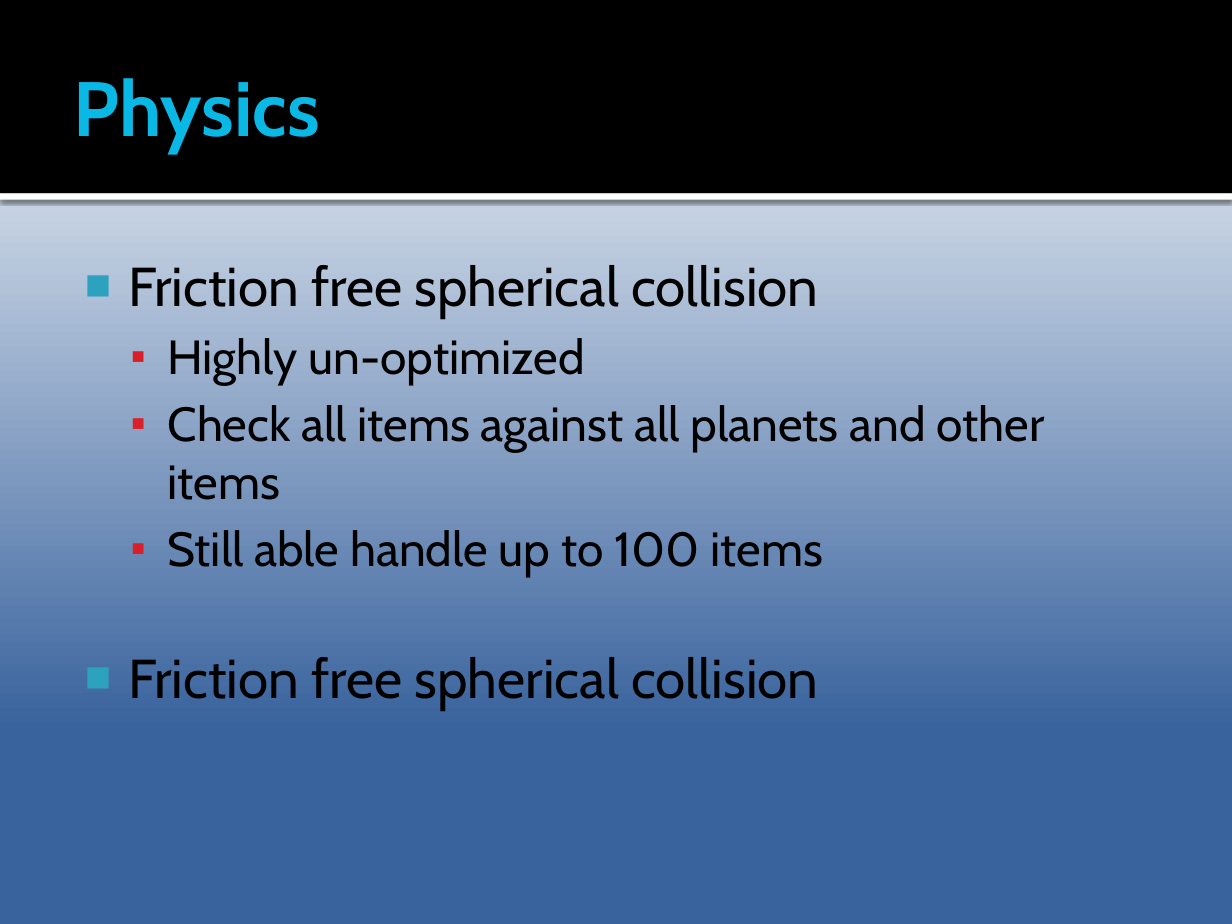
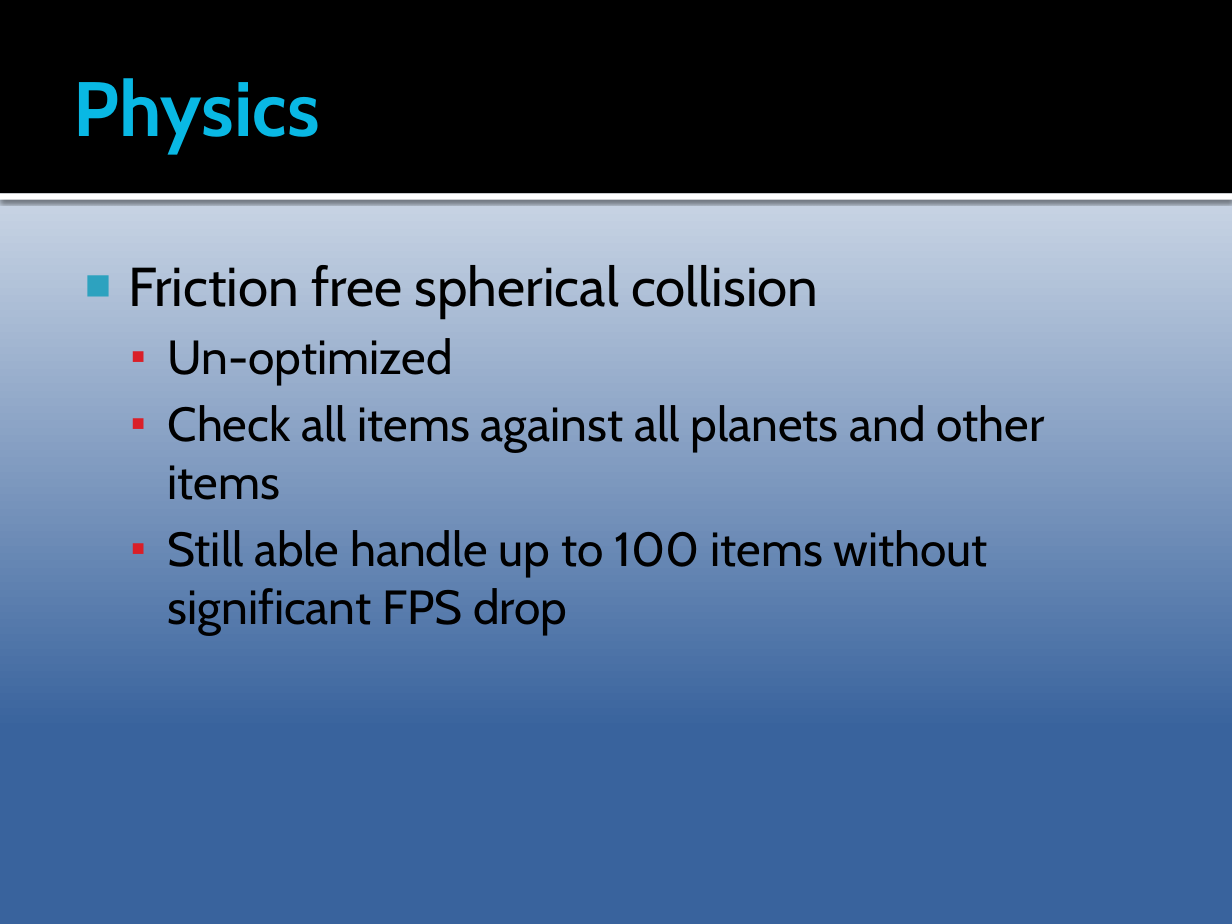
Before and after one commit to AlexanderSjoholm/CMS, a slide deck: slide 6 of Documentation/Presentation TSBK07 CMS.pptx. Drawn at 1232x924 pixels with LibreOffice and Linux fonts; fonts in the diff are those of the drawing. Boxes give left, top, right and bottom in pixels: in the first picture for what was removed or moved away, otherwise in the second. Text is boxed around its words. In the diff, an @@ line names an element or a change of style, - is before the commit and + after.

```diff
--- a/Documentation/Presentation TSBK07 CMS.pptx
+++ b/Documentation/Presentation TSBK07 CMS.pptx
@@ text at <box>168,338,453,385</box>: text changed @@
-  ▪ Highly un-optimized
+  ▪ Un-optimized
@@ text at <box>168,530,988,635</box>: text changed; size 32 to 28 pt @@
-  ▪ Still able handle up to 100 items
-■ Friction free spherical collision
+  ▪ Still able handle up to 100 items without significant FPS drop
```
Also in this commit, not shown: 2 other slides changed, 19 slides removed.
